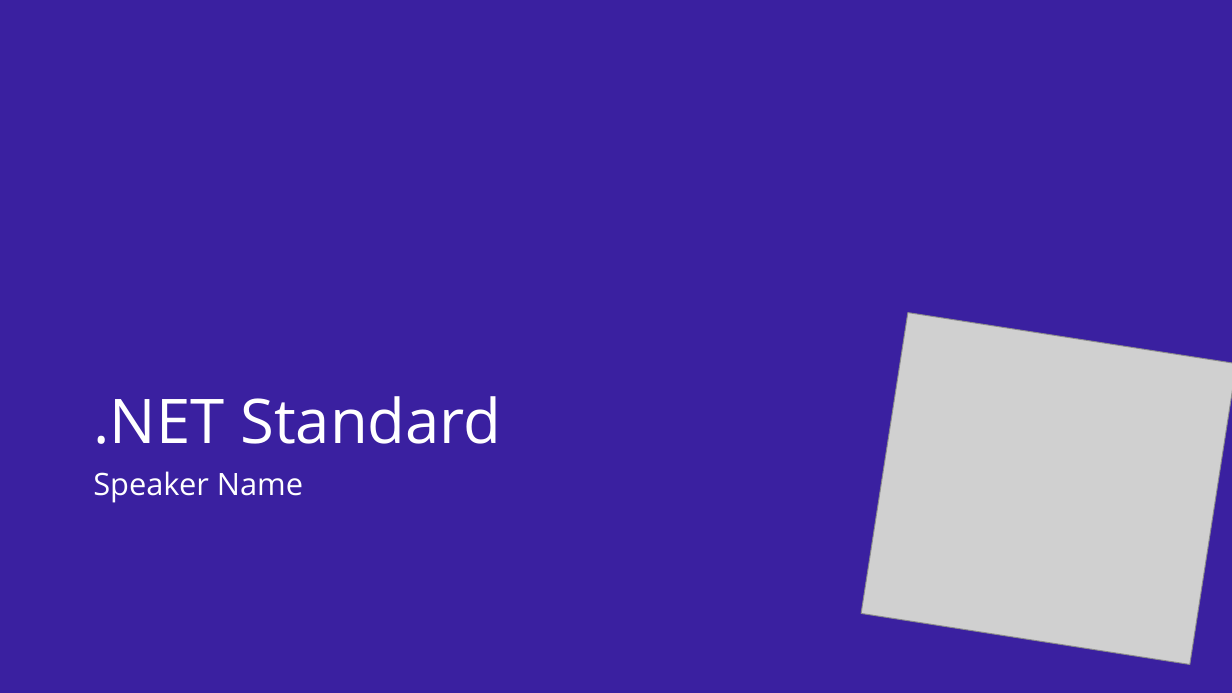
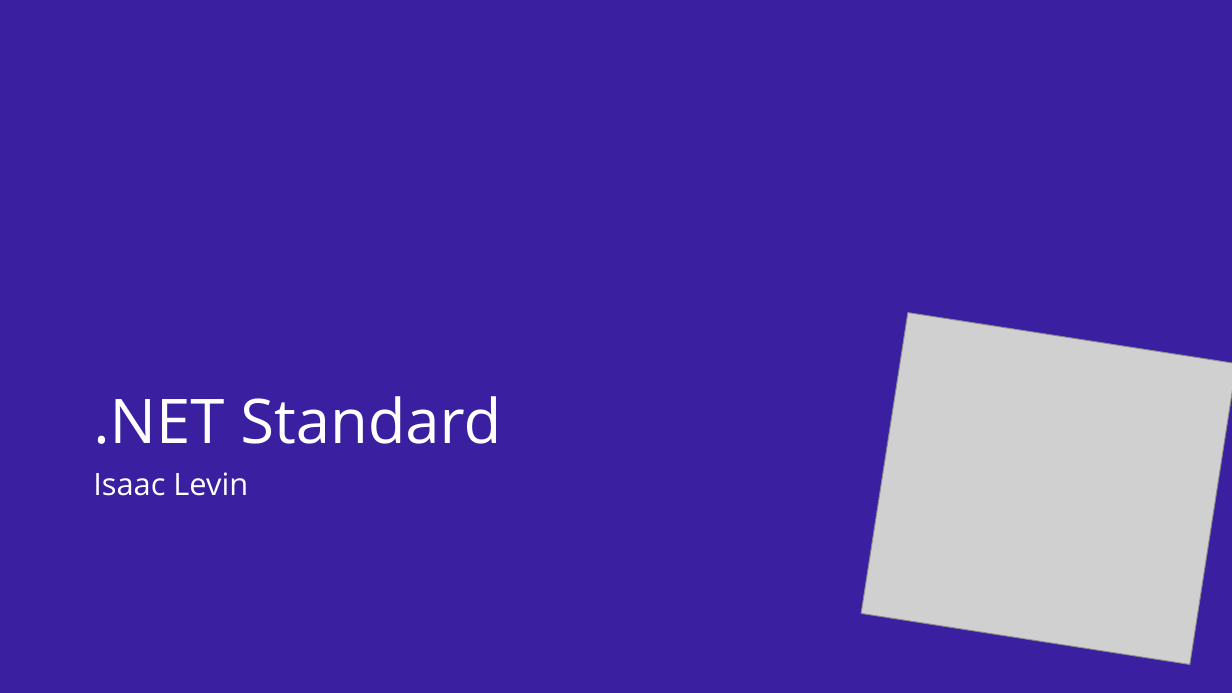
Before and after one commit to dotnet-presentations/dotnetcore-workshop, a slide deck: slide 1 of 2. NET-Standard/dotnet-workshop-netstandard.pptx. Drawn at 1232x693 pixels with LibreOffice and Linux fonts; fonts in the diff are those of the drawing; grey boxes stand for pictures; background and template pictures are left out. Boxes give left, top, right and bottom in pixels: in the first picture for what was removed or moved away, otherwise in the second. Text is boxed around its words. In the diff, an @@ line names an element or a change of style, - is before the commit and + after.

```diff
--- a/2. NET-Standard/dotnet-workshop-netstandard.pptx
+++ b/2. NET-Standard/dotnet-workshop-netstandard.pptx
@@ text at bbox=[93, 472, 248, 496]: text changed @@
-Speaker Name
+Isaac Levin
```
Also in this commit, not shown: 10 other files.
